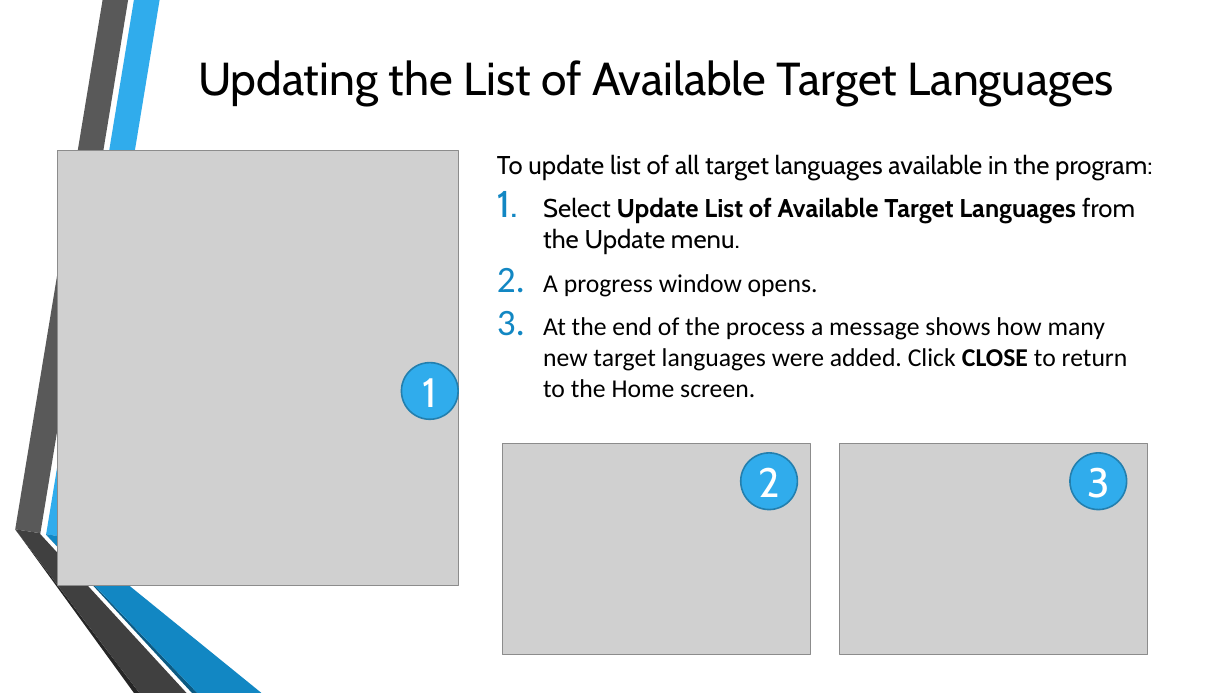
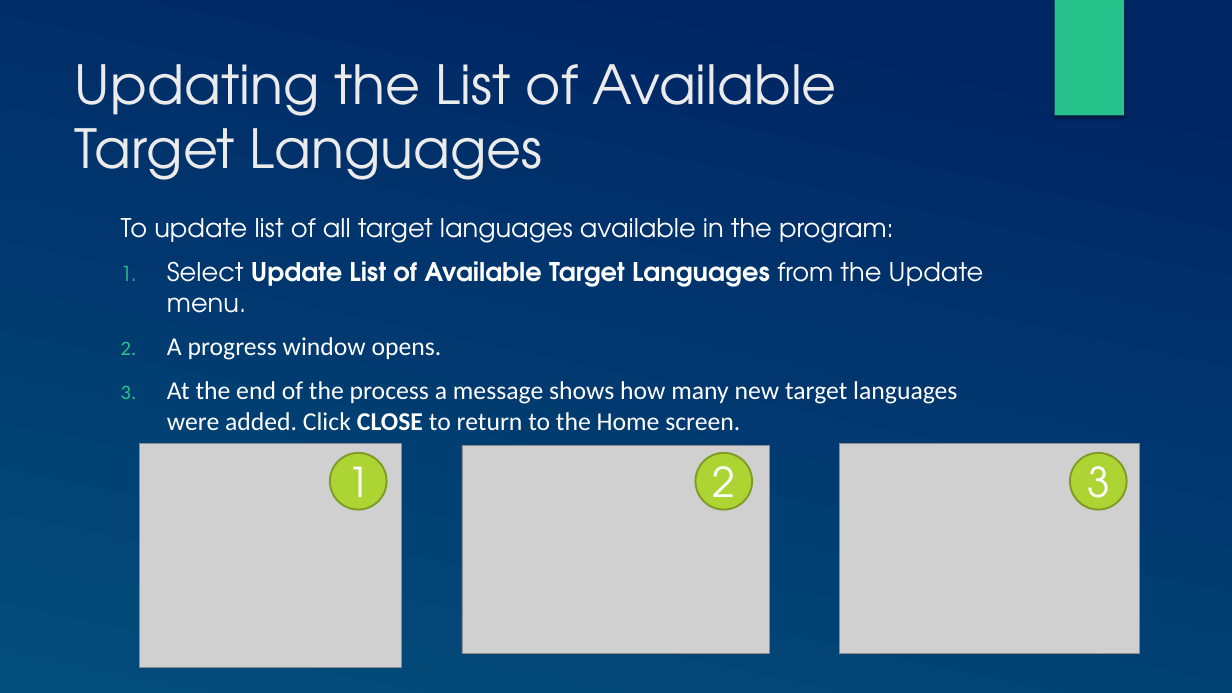
Before and after one commit to mondele/btt-writer-docs, a slide deck: slide 9 of docs/DUpdate.pptx (slide 8 before the commit). Drawn at 1232x693 pixels with LibreOffice and Linux fonts; fonts in the diff are those of the drawing; grey boxes stand for pictures; background and template pictures are left out. Boxes give left, top, right and bottom in pixels: in the first picture for what was removed or moved away, otherwise in the second. Text is boxed around its words. In the diff, an @@ line names an element or a change of style, - is before the commit and + after.

```diff
--- a/docs/DUpdate.pptx
+++ b/docs/DUpdate.pptx
@@ background picture (left out) to gradient #002664 to #024E7B @@
@@ rectangle added at (x1=1055, y1=0, x2=1124, y2=116), fill #28C28C @@
@@ title "Updating the List of Available ..." moved from (x1=198, y1=60, x2=1114, y2=105) to (x1=75, y1=64, x2=837, y2=180) @@
@@ title "Updating the List of Available ..." at (x1=75, y1=64, x2=837, y2=180): size 36 to 42 pt, font Cabin to TeX Gyre Adventor, text colour #000000 to #EBEBEB; alignment centre to left; vertical alignment middle to top @@
@@ picture removed at (x1=58, y1=151, x2=458, y2=586) @@
@@ text "To update list of all ..." moved from (x1=497, y1=154, x2=1152, y2=397) to (x1=121, y1=218, x2=984, y2=430) @@
@@ text "To update list of all ..." at (x1=121, y1=218, x2=984, y2=430): font Cabin to TeX Gyre Adventor in "To update list of all target languages ...", "Select Update List of Available Target Languages ..."; text colour #000000 to #FFFFFF; bullet colour #1287C3 to #28C28C @@
@@ picture added at (x1=140, y1=444, x2=402, y2=667) @@
@@ picture moved from (x1=503, y1=444, x2=811, y2=655) to (x1=462, y1=445, x2=770, y2=653) @@
@@ picture resized from (x1=840, y1=444, x2=1148, y2=655) to (x1=840, y1=444, x2=1141, y2=653) @@
@@ font Cabin to TeX Gyre Adventor; fill #30ACEC to #ACD433; outline #247FAF 1.25 pt to #7F9D26 1.5 pt in 3 elements at (x1=1070, y1=453, x2=1127, y2=509), (x1=696, y1=453, x2=752, y2=509), (x1=330, y1=453, x2=386, y2=509) @@
@@ ellipse "1" moved from (x1=401, y1=362, x2=457, y2=419) to (x1=330, y1=453, x2=386, y2=509) @@
@@ ellipse "2" moved from (x1=741, y1=453, x2=798, y2=509) to (x1=696, y1=453, x2=752, y2=509) @@
@@ group removed at (x1=15, y1=0, x2=262, y2=693): 6 freeform shapes @@
```
Also in this commit, not shown: 8 other slides changed, 1 slide added, 1 slide removed, 1 other file.
